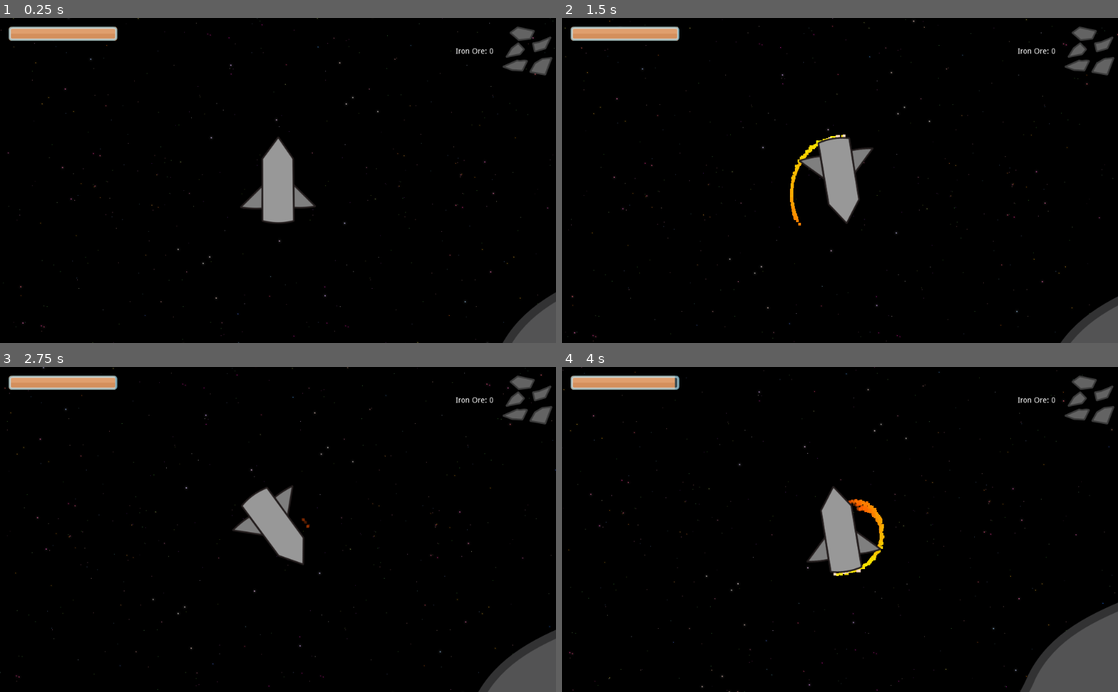
Above: before the commit, frames 1-4 (two rows, left to right).
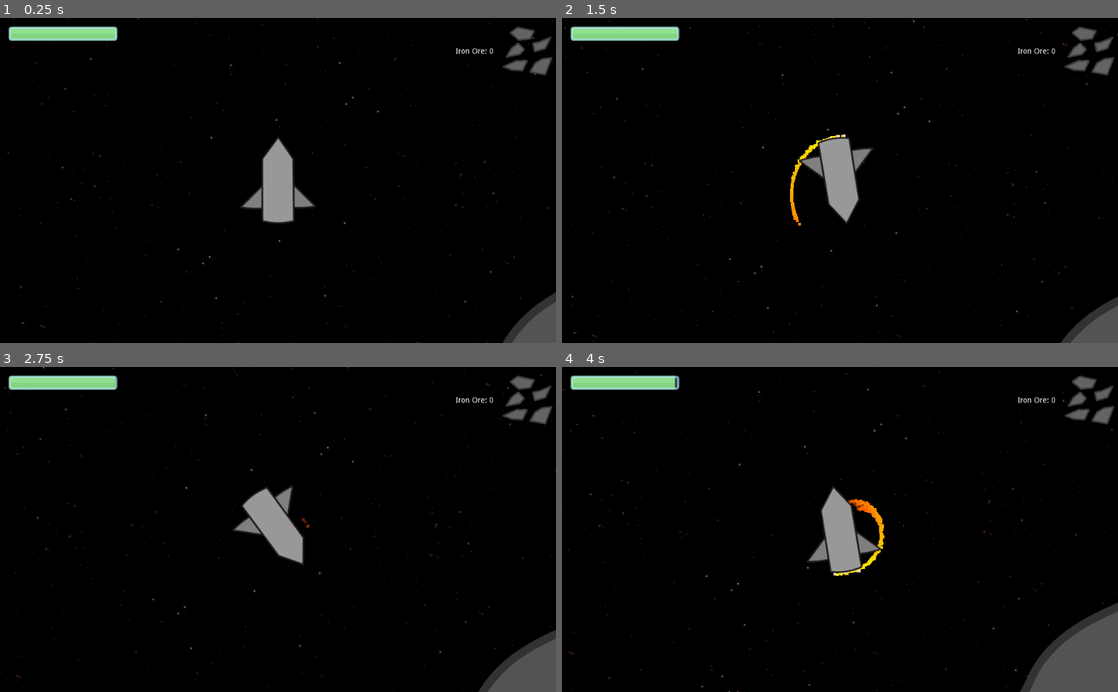
Above: after the commit, the same moments.

Repository: mariothedog/Holes-Theme
Game: Godot game, scene res://Space/Space.tscn
The game is run twice, just before and just after one commit, with the same random seed, the same clock (stepped at 60 frames per second) and the same inputs.
Inputs (mouse positions are in pixels of both pictures, inside the frame that each line leads up to):
- Up to frame 1 (0.25 s): no input
- Up to frame 2 (1.5 s): tap Enter at 0.5 s; move the mouse to (962, 164) at 0.52 s; hold D (turn_right) from 0.53 s (still down); tap L (land) at 0.6, 1.35 s; click (962, 164) at 0.67 s; tap W (thrust) at 0.77 s; move the mouse to (728, 196) at 1.27 s; click (728, 196) at 1.42 s
- Up to frame 3 (2.75 s): tap W (thrust) at 1.52 s; move the mouse to (333, 458) at 2.02 s; release D (turn_right) at 2.03 s; hold A (turn_left) from 2.03 s (still down); tap L (land) at 2.1 s; click (333, 458) at 2.17 s
- Up to frame 4 (4 s): move the mouse to (812, 594) at 2.77 s; release A (turn_left) at 2.78 s; hold D (turn_right) from 2.78 s (still down); tap L (land) at 2.85, 3.6 s; click (812, 594) at 2.92 s; tap W (thrust) at 3.02, 3.77 s; move the mouse to (1006, 578) at 3.52 s; click (1006, 578) at 3.67 s

The runs differ from the first frame. In frame 1, 0.6% of the frame differs, in the area x 1-22%, y 2-8%; in frame 2, 0.6%; in frame 3, 0.6%; in frame 4, 0.6%.

Commit message:
Improved how damage works and added a separate fuel gauge asset

Diff:
--- a/Rocket/Rocket.gd
+++ b/Rocket/Rocket.gd
@@ -61,7 +61,7 @@
 	velocity = move_and_slide(velocity)
 
 	if get_slide_count() > 0 and can_hurt:
-		hurt(velocity.length()/10)
+		hurt(clamp(velocity.length()/10, 5, 60))
 
 func hurt(dmg):
 	var old_health = health
@@ -82,6 +82,7 @@
 	can_hurt = true
 
 func die():
+	global.player_alive = false
 	queue_free()
 
 func land(landing_asteroid):
--- a/Rocket/Rocket.tscn
+++ b/Rocket/Rocket.tscn
@@ -1,10 +1,11 @@
-[gd_scene load_steps=11 format=2]
+[gd_scene load_steps=12 format=2]
 
 [ext_resource path="res://Rocket/Rocket.png" type="Texture" id=1]
 [ext_resource path="res://Rocket/Rocket.gd" type="Script" id=2]
 [ext_resource path="res://UI/glassPanel_200.png" type="Texture" id=3]
 [ext_resource path="res://UI/barHorizontal_red_mid 200.png" type="Texture" id=4]
 [ext_resource path="res://UI/HUD.tscn" type="PackedScene" id=5]
+[ext_resource path="res://UI/barHorizontal_green_mid 200.png" type="Texture" id=6]
 
 [sub_resource type="Gradient" id=1]
 offsets = PoolRealArray( 0, 0.0198676, 0.860927, 1 )
@@ -94,7 +95,7 @@
 margin_bottom = 42.0
 value = 100.0
 texture_over = ExtResource( 3 )
-texture_progress = ExtResource( 4 )
+texture_progress = ExtResource( 6 )
 __meta__ = {
 "_edit_use_anchors_": false
 }
--- a/Space/Space.gd
+++ b/Space/Space.gd
@@ -21,30 +21,41 @@
 	save_game()
 
 func _process(_delta):
-	var spawnAsteroid = true
-	for posit in landing_asteroid_positions:
-		if $Rocket.position.distance_to(posit) < min_asteroid_dist_to_player:
-			spawnAsteroid = false
-			return
+	if global.player_alive:
+		var spawnAsteroid = true
+		for posit in landing_asteroid_positions:
+			if $Rocket.position.distance_to(posit) < min_asteroid_dist_to_player:
+				spawnAsteroid = false
+				return
 
-	if spawnAsteroid:
-		var landing_asteroid_instance = landing_asteroid_scene.instance()
+		if spawnAsteroid:
+			var landing_asteroid_instance = landing_asteroid_scene.instance()
 
-		var pos
-		var in_range = true
-		while in_range:
-			var pos_x = global.random_number($Rocket.position.x - 1700, $Rocket.position.x + 1700)
-			var pos_y = global.random_number($Rocket.position.y - 1700, $Rocket.position.y + 1700)
-			pos = Vector2(pos_x, pos_y)
+			var pos
+			var in_range = true
+			while in_range:
+				var pos_x = global.random_number($Rocket.position.x - 1700, $Rocket.position.x + 1700)
+				var pos_y = global.random_number($Rocket.position.y - 1700, $Rocket.position.y + 1700)
+				pos = Vector2(pos_x, pos_y)
 
-			in_range = $Rocket.position.distance_to(pos) < max_asteroid_spawn_dist_to_player
+				in_range = $Rocket.position.distance_to(pos) < max_asteroid_spawn_dist_to_player
 
-		landing_asteroid_positions.append(pos)
-		landing_asteroid_instance.position = pos
+			landing_asteroid_positions.append(pos)
+			landing_asteroid_instance.position = pos
 
-		add_child(landing_asteroid_instance)
+			add_child(landing_asteroid_instance)
 
-		save_game()
+			save_game()
+	else:
+		delete_game()
+
+		global.ore_positions = {}
+		global.hole_positions = {}
+		global.inventory = {}
+		global.player_alive = true
+
+		if get_tree().reload_current_scene() != OK:
+			print_debug("An error occured while reloading the current scene.")
 
 func spawn_asteroid_landing():
 	var landing_asteroid_instance = landing_asteroid_scene.instance()
@@ -102,6 +113,7 @@
 		"rocket_pos_y" : $Rocket.position.y,
 		"rocket_rot" : $Rocket.rotation,
 		"rocket_fuel" : $Rocket.fuel,
+		"rocket_health" : $Rocket.health,
 		"ore_positions" : ore_positions,
 		"hole_positions" : hole_positions,
 		"inventory" : global.inventory
@@ -136,6 +148,8 @@
 		$Rocket.rotation = node_data["rocket_rot"]
 
 		$Rocket.fuel = node_data["rocket_fuel"]
+		$Rocket.health = node_data["rocket_health"]
+		$"Rocket/Health Bar".value = $Rocket.health
 
 		if len(global.ore_positions) == 0:
 			var ore_positions = node_data["ore_positions"]
@@ -165,3 +179,7 @@
 		if len(global.inventory) == 0:
 			global.inventory = node_data["inventory"]
 		$Rocket/HUD.update_inventory()
+
+func delete_game():
+	var dir = Directory.new()
+	dir.remove("user://savegame.save")
--- a/global.gd
+++ b/global.gd
@@ -12,3 +12,6 @@
 
 # warning-ignore:unused_class_variable
 var inventory = {}
+
+# warning-ignore:unused_class_variable
+var player_alive = true
Not shown, changed: Credits.txt
Binary file added: UI/barHorizontal_green_mid 200.png
Not shown, added: UI/barHorizontal_green_mid 200.png.import
